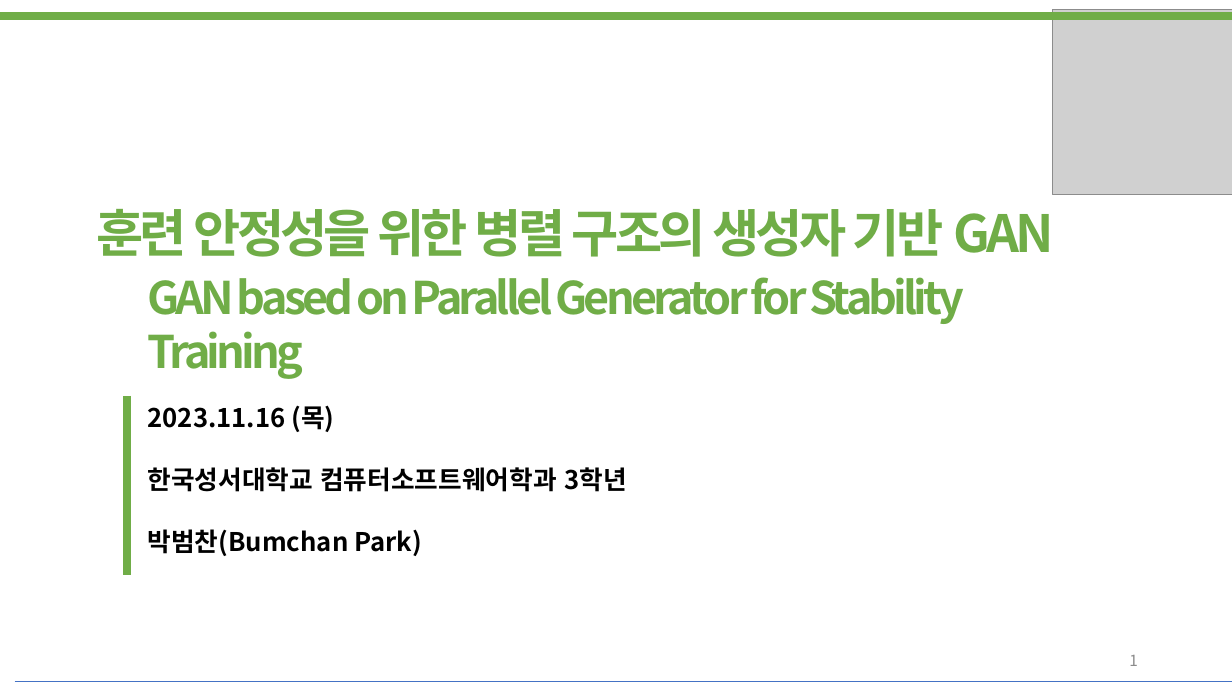
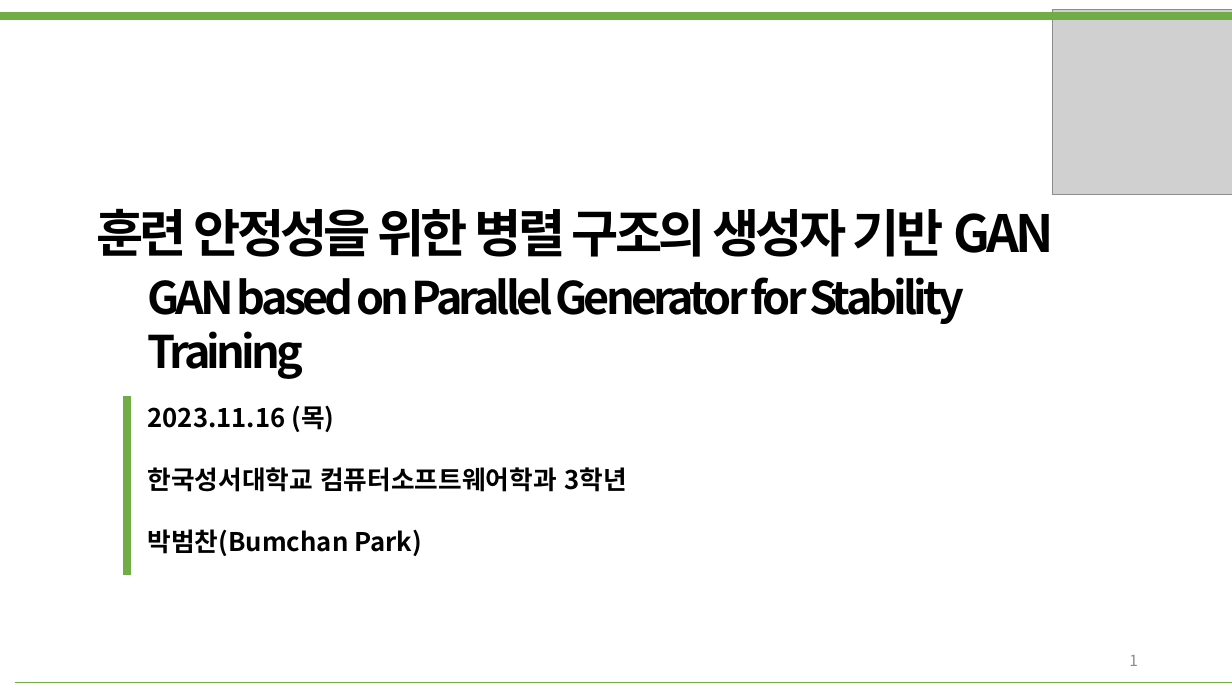
Before and after one commit to bumcoding/GAN_Indicators, a slide deck: slide 1 of 발표자료.pptx. Drawn at 1232x693 pixels with LibreOffice and Linux fonts; fonts in the diff are those of the drawing; grey boxes stand for pictures. Boxes give left, top, right and bottom in pixels: in the first picture for what was removed or moved away, otherwise in the second. Text is boxed around its words. In the diff, an @@ line names an element or a change of style, - is before the commit and + after.

```diff
--- a/발표자료.pptx
+++ b/발표자료.pptx
@@ text "훈련 안정성을 위한 병렬 구조의 ..." at <box>97,208,1054,257</box>: text colour #70AD47 to #000000 @@
@@ text "GAN based on Parallel Generator ..." at <box>148,277,965,379</box>: text colour #70AD47 to #000000 @@
@@ line (15, 682) - (1232, 682): stroke #4472C4 0.25 pt to #70AD47 0.25 pt @@
```
Also in this commit, not shown: 12 slides added, 1 slide removed, 3 other files.
